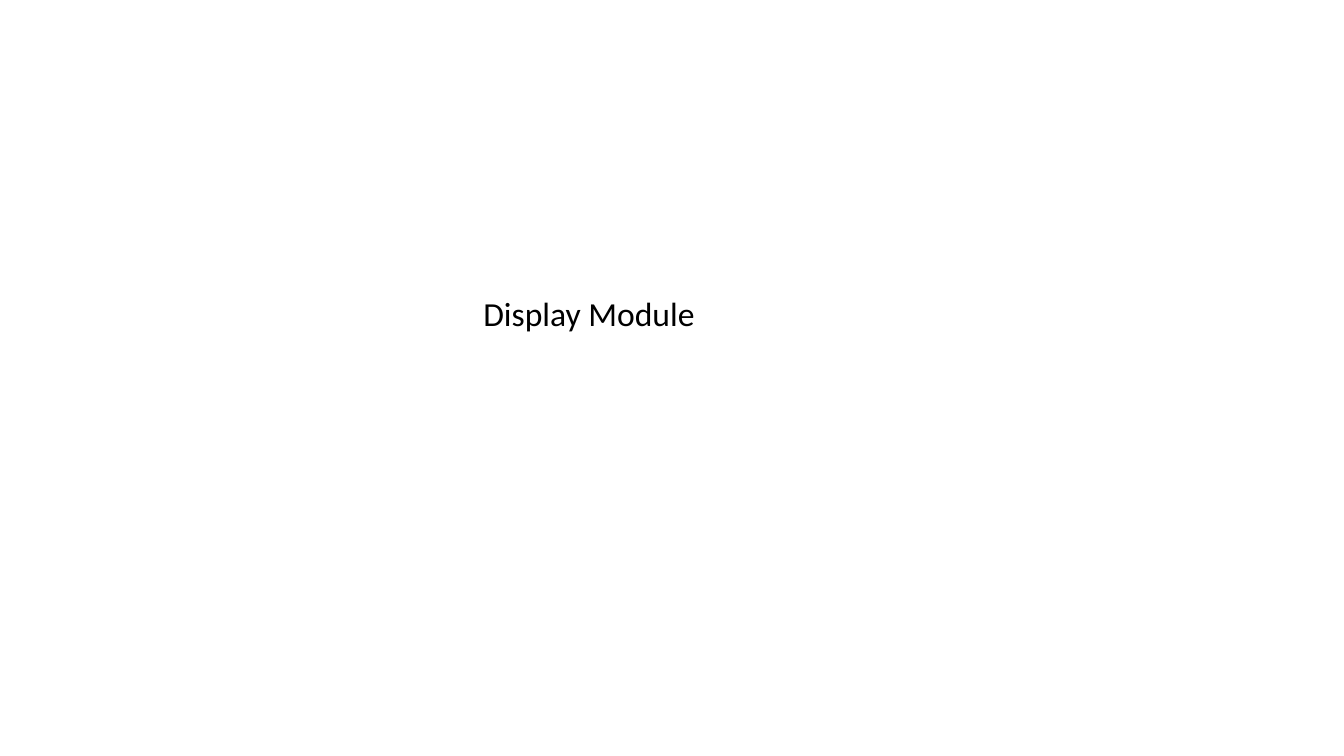
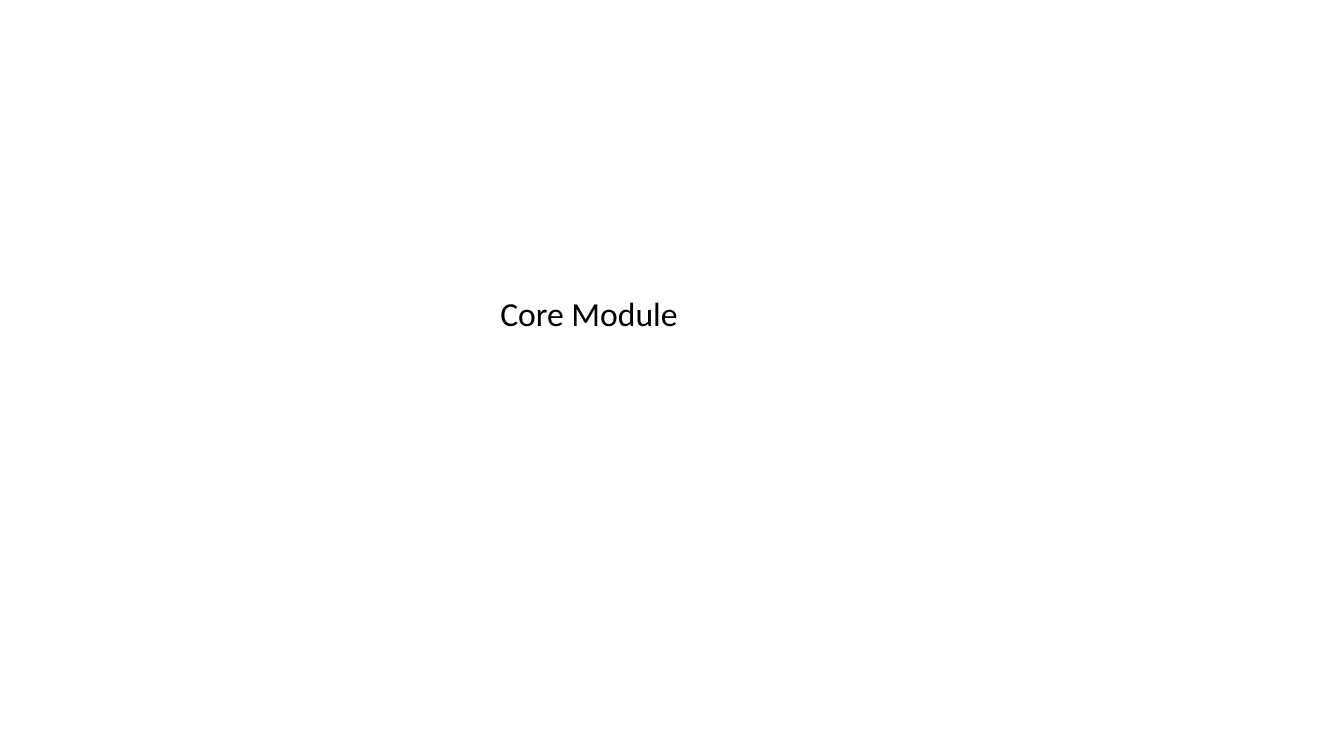
Before and after one commit to jeskes/activityboard, a slide deck: slide 16 of Activityboard.pptx (slide 21 before the commit). Drawn at 1344x756 pixels with LibreOffice and Linux fonts; fonts in the diff are those of the drawing. Boxes give left, top, right and bottom in pixels: in the first picture for what was removed or moved away, otherwise in the second. Text is boxed around its words. In the diff, an @@ line names an element or a change of style, - is before the commit and + after.

Commit message:
rework core module

```diff
--- a/Activityboard.pptx
+++ b/Activityboard.pptx
@@ title at [500,302,677,327]: text changed @@
-Display Module
+Core Module
```
Also in this commit, not shown: 7 other slides changed, 4 slides added, 58 other files.
